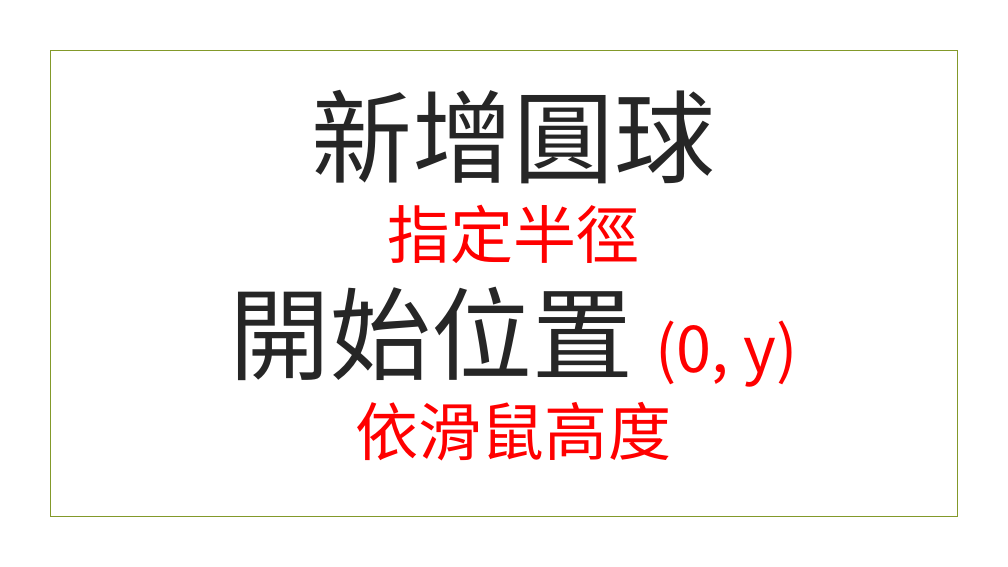
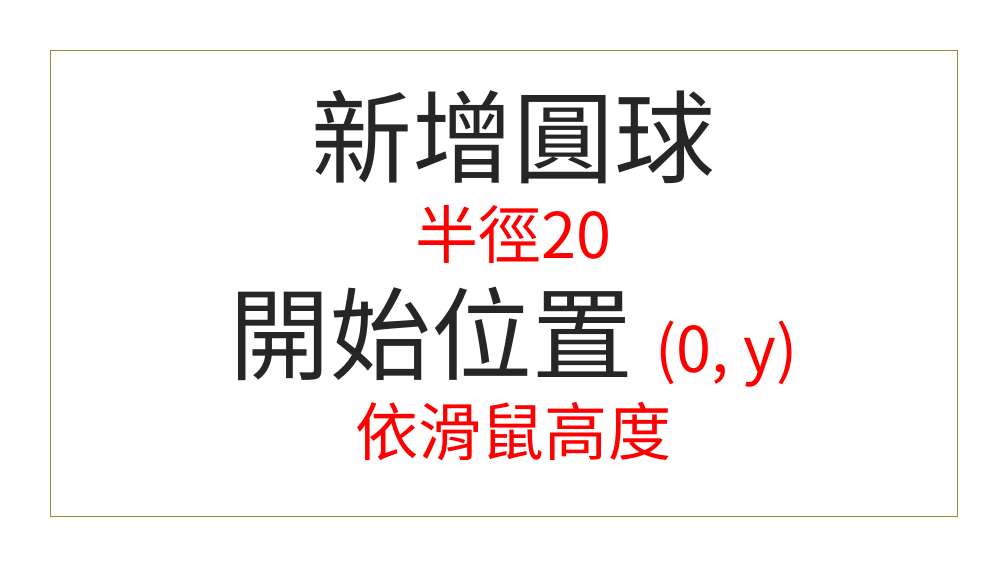
Before and after one commit to beardad1975/py4t, a slide deck: slide 7 of 課程資料/物理撞擊實驗室/物理撞擊實驗室簡報.pptx. Drawn at 1008x567 pixels with LibreOffice and Linux fonts; fonts in the diff are those of the drawing; background and template pictures are left out. Boxes give left, top, right and bottom in pixels: in the first picture for what was removed or moved away, otherwise in the second. Text is boxed around its words. In the diff, an @@ line names an element or a change of style, - is before the commit and + after.

```diff
--- a/課程資料/物理撞擊實驗室/物理撞擊實驗室簡報.pptx
+++ b/課程資料/物理撞擊實驗室/物理撞擊實驗室簡報.pptx
@@ title at [230,90,797,461]: text changed @@
-新增圓球
-指定半徑
-開始位置 (0, y)
-依滑鼠高度
+新增圓球
+半徑20
+開始位置 (0, y)
+依滑鼠高度
```
Also in this commit, not shown: 12 other slides changed, 17 slides added, 4 slides removed, 15 other files.
